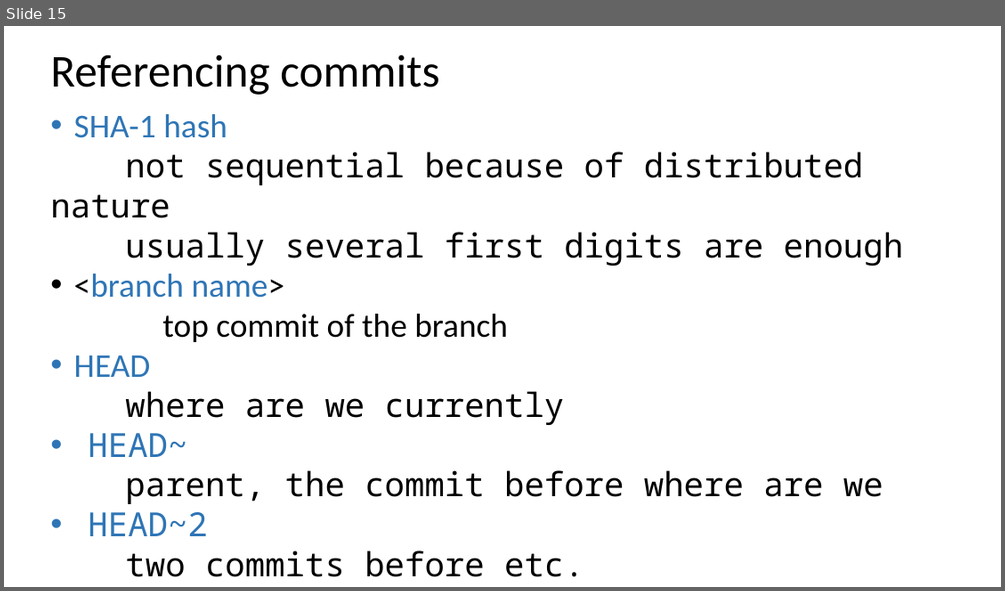
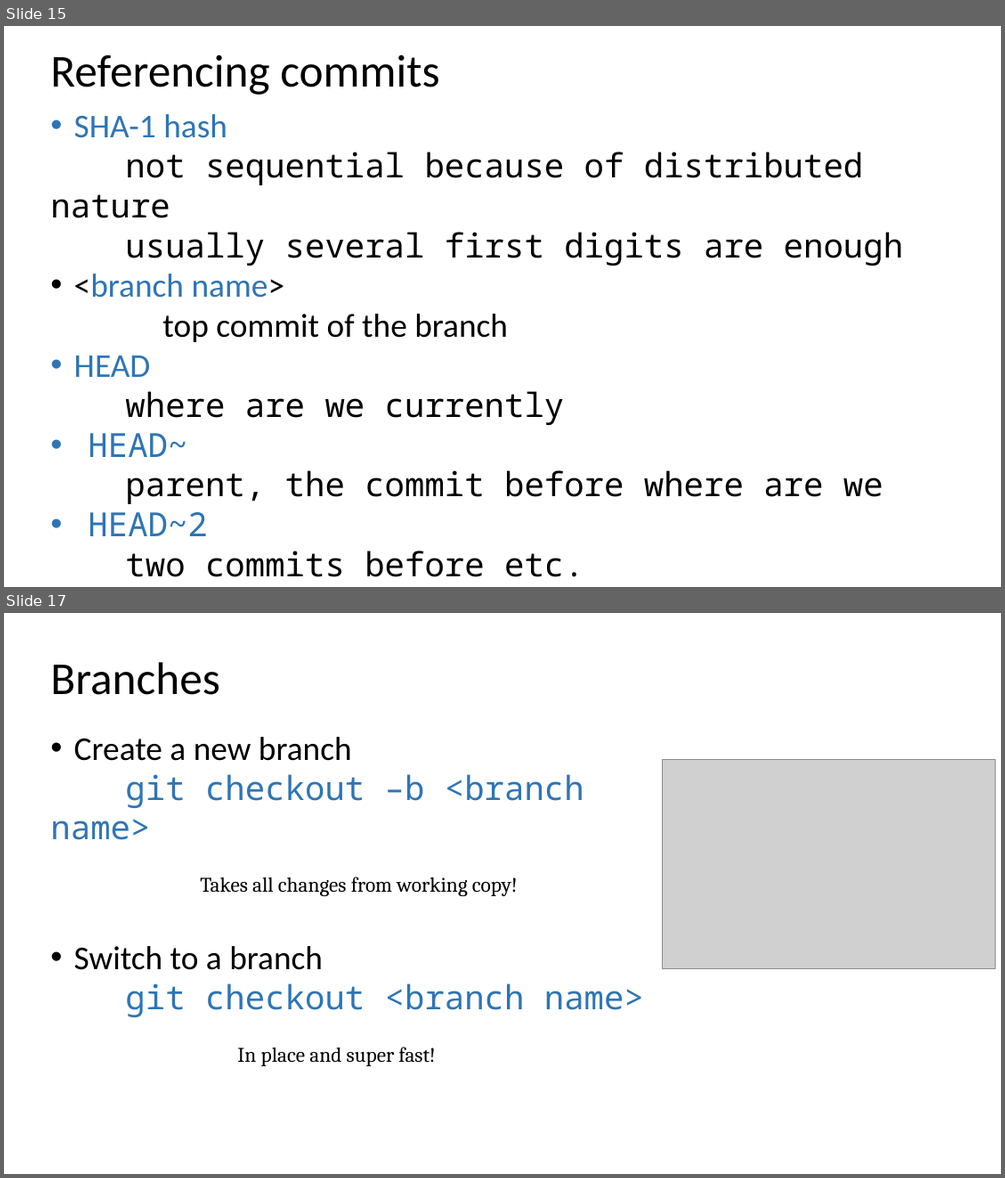
Before and after one commit to ogvolkov/git-101, a slide deck: git101.pptx. Shown one above the other, each under a label of ours: slide 15 before the commit, slides 15 and 17 after it; the slides between them are not shown. The pictures are 1005x591 and 1005x1178 pixels, drawn with LibreOffice and Linux fonts; fonts in the diff are those of the drawing; grey boxes stand for pictures. Boxes give left, top, right and bottom in pixels: in the first picture for what was removed or moved away, otherwise in the second. Text is boxed around its words. In the diff, an @@ line names an element or a change of style, - is before the commit and + after.

```diff
--- a/git101.pptx
+++ b/git101.pptx
@@ slide 17 added at (4,613,1001,1174), background #FFFFFF @@
@@ text added at (50,662,219,695), 44 pt, text #000000 @@
+Branches
@@ text added at (50,737,644,1066), 32 pt, text #000000 @@
+• Create a new branch
+git checkout –b <branch name>
+      Takes all changes from working copy!
+• Switch to a branch
+git checkout <branch name>
+      In place and super fast!
@@ picture added at (663,760,995,969) @@
```
Also in this commit, not shown: 7 slides changed, 4 other slides added, 1 slide removed.
